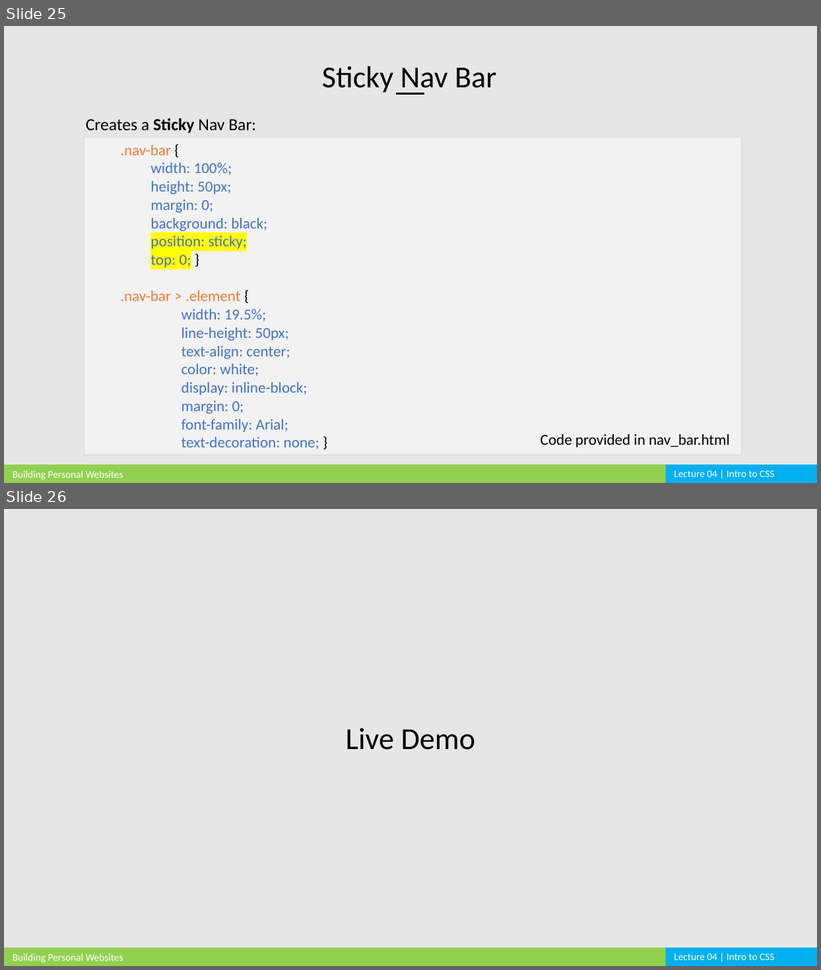
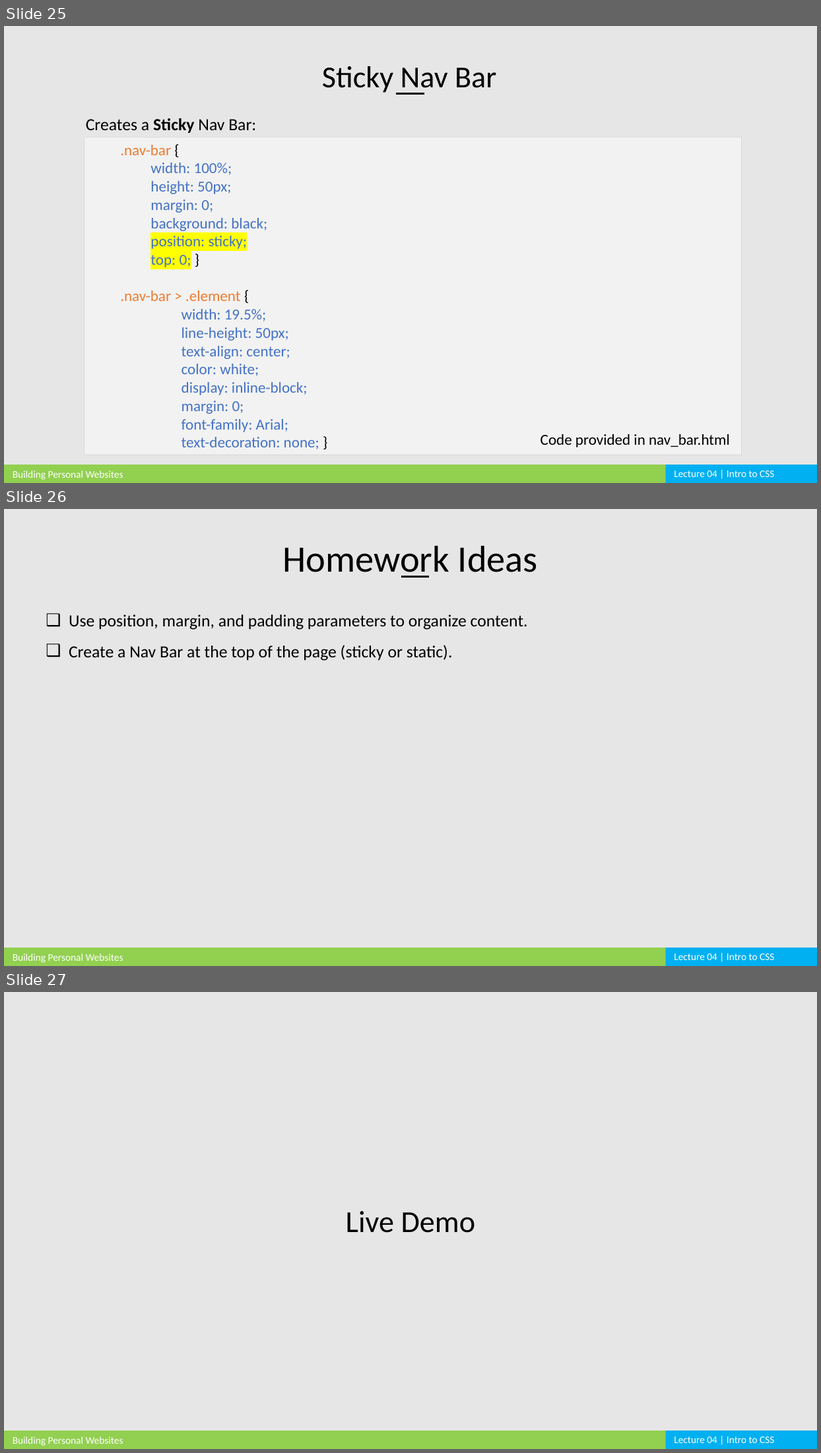
Before and after one commit to cardadfar/stuco_webdev_website, a slide deck: assets/lectures/BPW_Lecture_04.pptx. Shown one above the other, each under a label of ours: slides 25 and 26 before the commit, slides 25, 26 and 27 after it. The pictures are 821x970 and 821x1453 pixels, drawn with LibreOffice and Linux fonts; fonts in the diff are those of the drawing. Boxes give left, top, right and bottom in pixels: in the first picture for what was removed or moved away, otherwise in the second. Text is boxed around its words. In the diff, an @@ line names an element or a change of style, - is before the commit and + after.

```diff
--- a/assets/lectures/BPW_Lecture_04.pptx
+++ b/assets/lectures/BPW_Lecture_04.pptx
@@ slide 26 added at (4, 509, 817, 966), background #E7E6E6 @@
@@ text added at (283, 545, 538, 578), 44 pt, text #000000 @@
+Homework Ideas
@@ line added from (401, 577) to (429, 577), #000000 2.25 pt @@
@@ text added at (69, 615, 528, 661), 20 pt, text #000000 @@
+❑ Use position, margin, and padding parameters to organize content.
+❑ Create a Nav Bar at the top of the page (sticky or static).
@@ rectangle added at (4, 948, 669, 966), fill #92D050 @@
@@ text added at (13, 954, 123, 963), 12 pt, text #FFFFFF @@
+Building Personal Websites
@@ rectangle added at (666, 948, 817, 966), fill #00B0F0 @@
@@ text added at (674, 954, 774, 960), 12 pt, text #FFFFFF @@
+Lecture 04 | Intro to CSS
@@ what was slide 26 is now slide 27 @@
```
Also in this commit, not shown: 4 slides changed, 11 other files.
